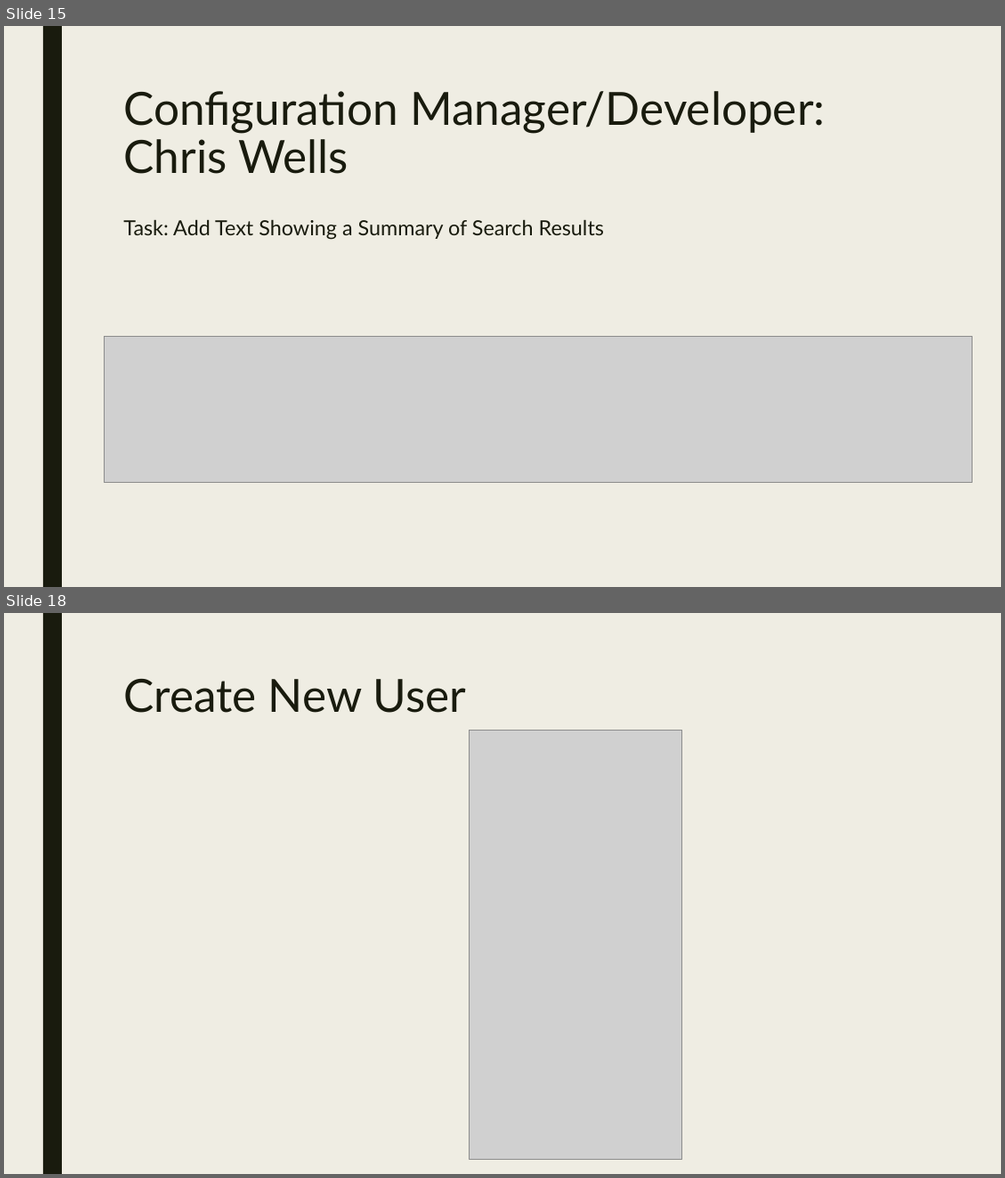
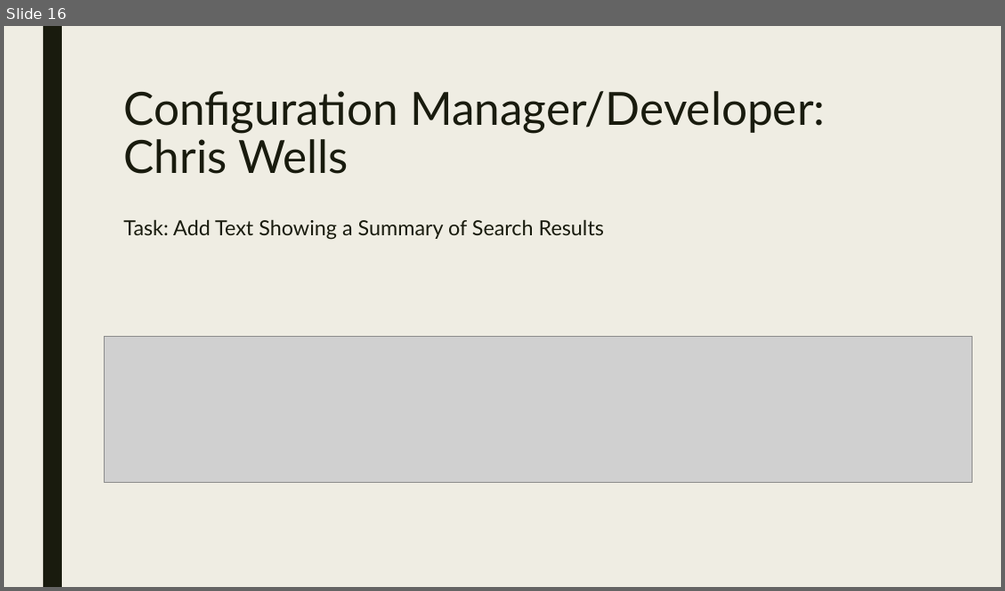
Before and after one commit to Jake25k/CSC439, a slide deck: PowerPoint Slides/csc439_sprint3_final.pptx. Shown one above the other, each under a label of ours: slides 15 and 18 before the commit, slide 16 after it; the slides between them are not shown. The pictures are 1005x1178 and 1005x591 pixels, drawn with LibreOffice and Linux fonts; fonts in the diff are those of the drawing; grey boxes stand for pictures. Boxes give left, top, right and bottom in pixels: in the first picture for what was removed or moved away, otherwise in the second. Text is boxed around its words. In the diff, an @@ line names an element or a change of style, - is before the commit and + after.

```diff
--- a/PowerPoint Slides/csc439_sprint3_final.pptx
+++ b/PowerPoint Slides/csc439_sprint3_final.pptx
@@ slide 18 removed at (x1=4, y1=613, x2=1001, y2=1174), background #EFEDE3; not listed: 1 template element that a slide beside it also shows @@
@@ title removed at (x1=123, y1=679, x2=467, y2=713) @@
-Create New User
@@ picture removed at (x1=469, y1=730, x2=682, y2=1159) @@
@@ what was slide 15 is now slide 16 @@
```
Also in this commit, not shown: 2 slides changed, 1 slide added, 1 other slide removed.
